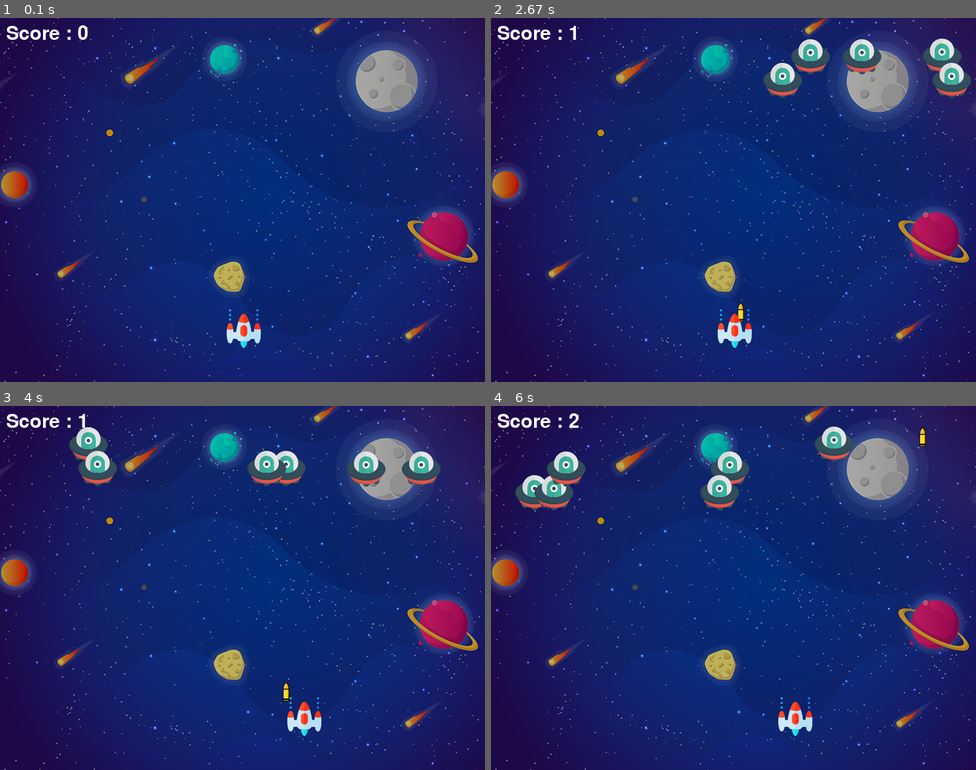
Above: before the commit, frames 1-4 (two rows, left to right).
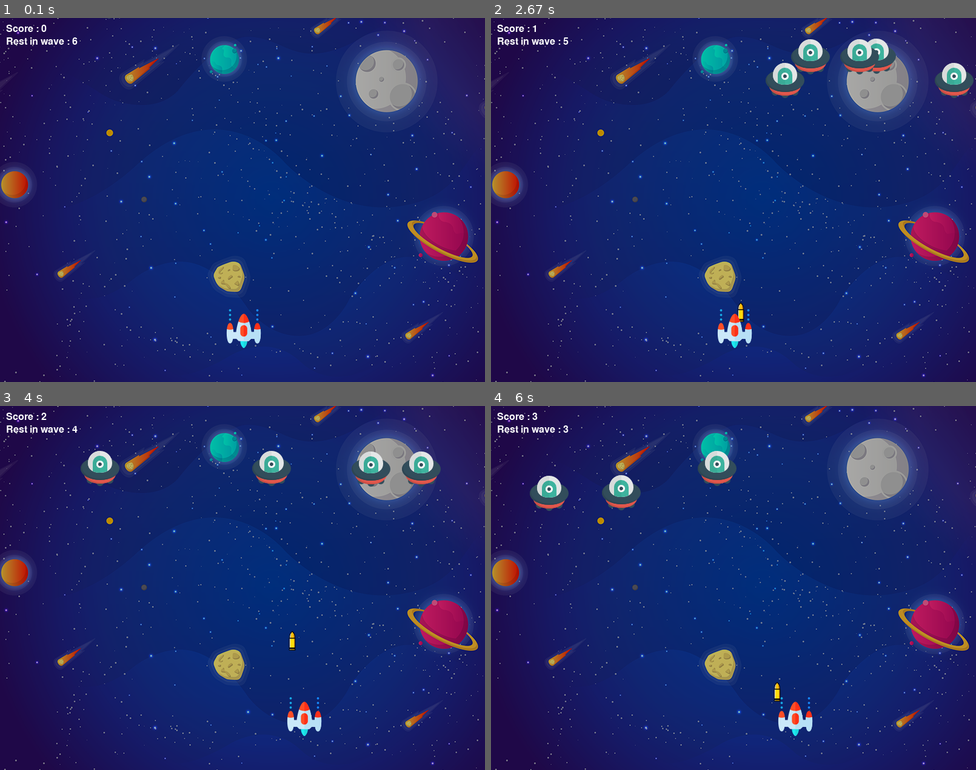
Above: after the commit, the same moments.

Repository: Liflaen/Coding
Game: pygame game, started from Python/space_invaders_game/main.py
Two runs of this game, one before a commit and one after it. Both use one fixed random seed, a clock stepped at 60 frames per second and the inputs below.
Inputs:
- Up to frame 1 (0.1 s): no input
- Up to frame 2 (2.67 s): tap Space at 0.33, 0.73, 1.03, 1.23, 1.53, 1.73, 2.03, 2.3, 2.6 s; hold Right 0.67-1.13 s; hold Right 1.17-1.63 s; hold Left 1.67-2.2 s; hold Left 2.23-2.63 s
- Up to frame 3 (4 s): hold Right 2.67-3.3 s; tap Space at 2.73, 3.03, 3.4, 3.7, 3.9 s; hold Left 3.33-3.8 s; hold Right from 3.83 s (still down)
- Up to frame 4 (6 s): tap Space at 4.2, 4.4, 4.7, 4.9, 5.2, 5.47, 5.77, 5.9 s; release Right at 4.3 s; hold Right 4.33-4.8 s; hold Left 4.83-5.37 s; hold Left 5.4-5.8 s; hold Right from 5.83 s (still down)

The runs differ from the first frame. In frame 1, 0.4% of the frame differs, in the area x 1-19%, y 1-8%; in frame 2, 1.9%; in frame 3, 2.3%; in frame 4, 3.9%, in the area x 1-90%, y 1-82%.

Commit message:
Add final boss

Diff:
--- a/Python/space_invaders_game/main.py
+++ b/Python/space_invaders_game/main.py
@@ -8,7 +8,9 @@
 pygame.init()
 
 # create screen window
-screen = pygame.display.set_mode((800,600))
+width = 800
+height = 600
+screen = pygame.display.set_mode((width,height))
 
 # background screen
 background = pygame.image.load('images\\background.png')
@@ -38,6 +40,7 @@
 enemyY_start_change = []
 enemyX_speed = []
 num_of_enemies = 6
+enemy_size = 32
 
 # fillin list of 6 enemies
 for i in range(num_of_enemies):
@@ -45,9 +48,26 @@
     enemyX.append(random.randint(0, 736))
     enemyY.append(random.randint(-130, -80))
     enemyX_change.append(4)
+    enemyX_speed.append(4)
     enemyY_change.append(40)
     enemyY_start_change.append(2)
-    enemyX_speed.append(4)
+
+# final boss setup
+final_boss_health = 5
+final_boss_healthImg = []
+healthX = []
+healthY = []
+for i in range(final_boss_health):
+    final_boss_healthImg.append(pygame.image.load('images\\boss_health32.png'))
+    healthX.append(0)
+    healthY.append(0)
+final_bossImg = pygame.image.load('images\\final_boss128.png')
+final_bossX = random.randint(0, 672)
+final_bossY = random.randint(-150, -100)
+final_boss_start_change = 2
+final_bossX_change = 5
+final_bossX_speed = 5
+final_boss_size = 128
 
 # bullet setup
 # Ready - u cant see bullet
@@ -61,10 +81,16 @@
 
 # Score
 score_value = 0
-font = pygame.font.Font('freesansbold.ttf', 32)
-
-textX = 10
-textY = 10
+score_textX = 10
+score_textY = 10
+
+# rest of enemies
+rest_in_wave = 6
+rest_textX = 10
+rest_textY = 31
+
+# general text
+font = pygame.font.Font('freesansbold.ttf', 16)
 
 # game over text setup
 big_font = pygame.font.Font('freesansbold.ttf', 64)
@@ -73,10 +99,10 @@
     main_text = big_font.render(text, True, (255, 255, 255))
     screen.blit(main_text, (x, y))
 
-def show_score (x, y):
+def show_general_text (x, y, input_text, text):
     # label , True - want to render , Color
-    score = font.render("Score : " + str(score_value), True, (255, 255, 255))
-    screen.blit(score, (x, y))
+    draw_text = font.render("{} : ".format(text) + str(input_text), True, (255, 255, 255))
+    screen.blit(draw_text, (x, y))
 
 def player(x, y):
     # blit is basicly draw
@@ -84,6 +110,9 @@
 
 def enemy(x, y, i):
     screen.blit(enemyImg[i], (x, y))
+
+def final_boss(x, y):
+    screen.blit(final_bossImg, (x, y))
 
 def fire_bullet(x, y):
     global bullet_state
@@ -91,10 +120,10 @@
     # +16 and +10 center of ship while firing
     screen.blit(bulletImg, (x + 16, y + 10))
 
-def isCollision(enemyX, enemyY, bulletX, bulletY):
+def isCollision(enemyX, enemyY, bulletX, bulletY, size):
     # distance between two points formula
     distance = math.sqrt((math.pow(enemyX - bulletX, 2)) + (math.pow(enemyY - bulletY, 2)))
-    if distance < 32:
+    if distance < size:
         return True
     else:
         return False
@@ -102,6 +131,7 @@
 
 # main game loop
 running = True
+play_monster_kill = True
 while running:
     # for cycle will search all event in program , it must be there becasue of infinity loop
     for event in pygame.event.get():
@@ -153,7 +183,7 @@
                 enemyX_change[i] = -enemyX_speed[i]
 
         # Collision check between enemy and bullet
-        collision = isCollision(enemyX[i], enemyY[i], bulletX, bulletY)
+        collision = isCollision(enemyX[i], enemyY[i], bulletX, bulletY, enemy_size)
         if collision:
             # play sound of enemy explosion
             enemy_explosion = mixer.Sound('sounds\explosion.wav')
@@ -162,7 +192,8 @@
             bulletY = bulletY_start_coor
             bullet_state = "ready"
             score_value += 1
-            if score_value < 15:
+            rest_in_wave -= 1
+            if score_value < 1: #15
                 enemyX[i] = random.randint(0, 736)
                 enemyY[i] = random.randint(-130, -80)
             # remove enemy from list
@@ -173,6 +204,47 @@
 
         enemy(enemyX[i], enemyY[i], i)
 
+    # generate final boss
+    if score_value == 6:
+        # draw health of final boss
+        shift = 5
+        heart_size = 32
+        for i in range(len(final_boss_healthImg)):
+            healthX[i] = width - shift - ((i + 1) * heart_size)
+            healthY[i] = shift
+            screen.blit(final_boss_healthImg[i], (healthX[i], healthY[i]))
+
+        # draw final boss + health
+        final_boss(final_bossX, final_bossY)
+
+        # final boss monevemnt
+        if final_bossY <= 40:
+            final_bossY += final_boss_start_change
+        else:
+            final_bossX += final_bossX_change
+            if final_bossX >= 672:
+                final_bossX_change -= final_bossX_speed
+            elif final_bossX <= 0:
+                final_bossX_change += final_bossX_speed
+
+        # collision with boss
+        collision = isCollision(final_bossX, final_bossY, bulletX, bulletY, final_boss_size)
+        if collision:
+            enemy_explosion = mixer.Sound('sounds\explosion.wav')
+            enemy_explosion.play()
+            bulletY = bulletY_start_coor
+            bullet_state = "ready"
+            del final_boss_healthImg[-1]
+
+        # if list is empty - no more health do following
+        if not final_boss_healthImg:
+            final_bossY = 2000
+            if play_monster_kill:
+                monster_kill = mixer.Sound('sounds\monster_kill.wav')
+                monster_kill.play()
+                play_monster_kill = False
+            main_text("YOU WON", 250, 250)
+
     # add boundaries of spaceshiop + moving space
     playerX += playerX_change
     if playerX <= 0:
@@ -191,7 +263,8 @@
         bulletY -= bulletY_change
 
     player(playerX, playerY)
-    show_score(textX, textY)
+    show_general_text(score_textX, score_textY, score_value, "Score")
+    show_general_text(rest_textX, rest_textY, rest_in_wave, "Rest in wave")
 
     # we need update our screen while stuff is changing
     pygame.display.update()
Renamed: Python/space_invaders_game/images/boss_heart32.png -> Python/space_invaders_game/images/boss_health32.png
Binary file added: Python/space_invaders_game/images/final_boss128.png
Not shown, added: Python/space_invaders_game/sounds/monster_kill.wav
